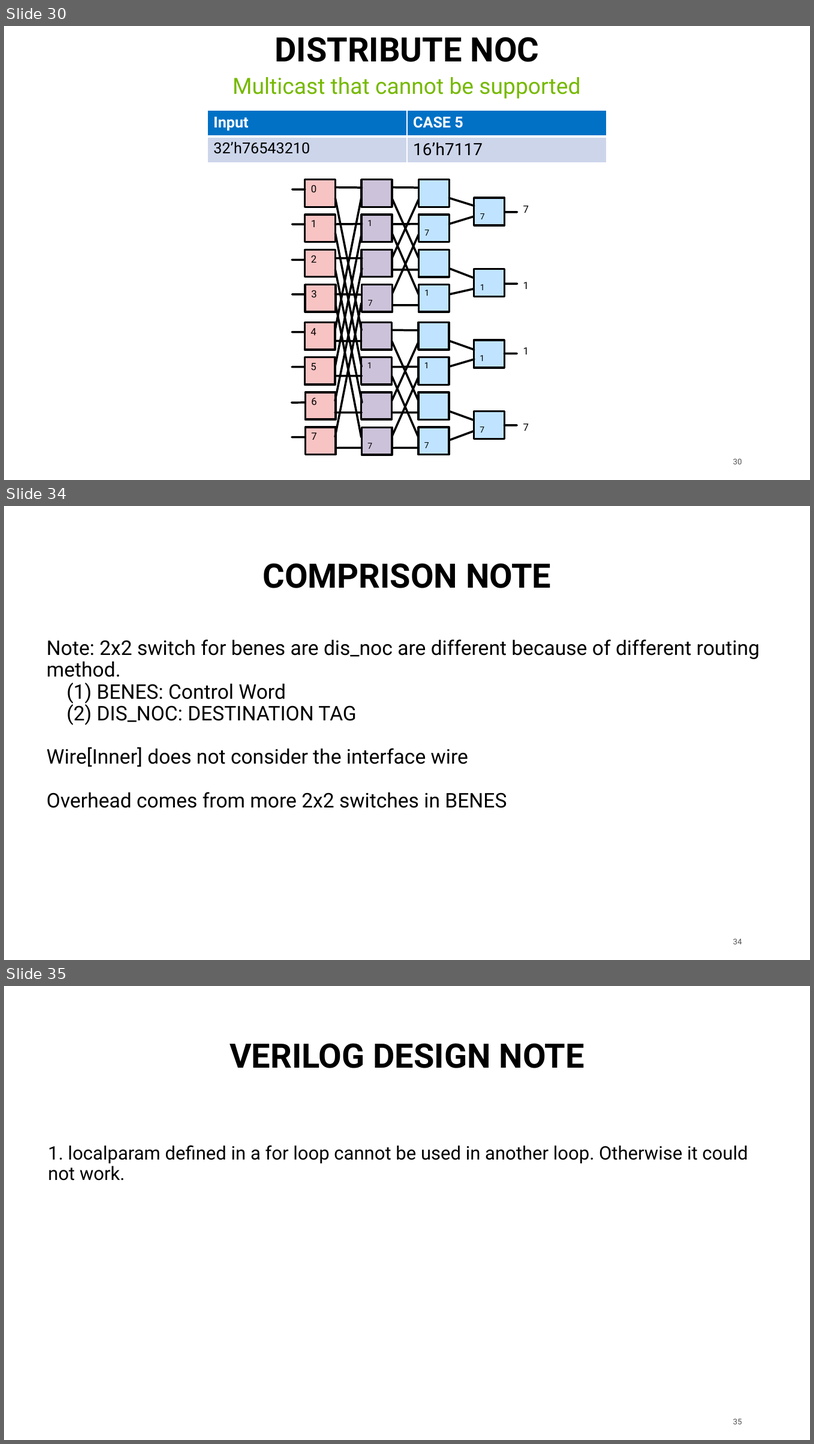
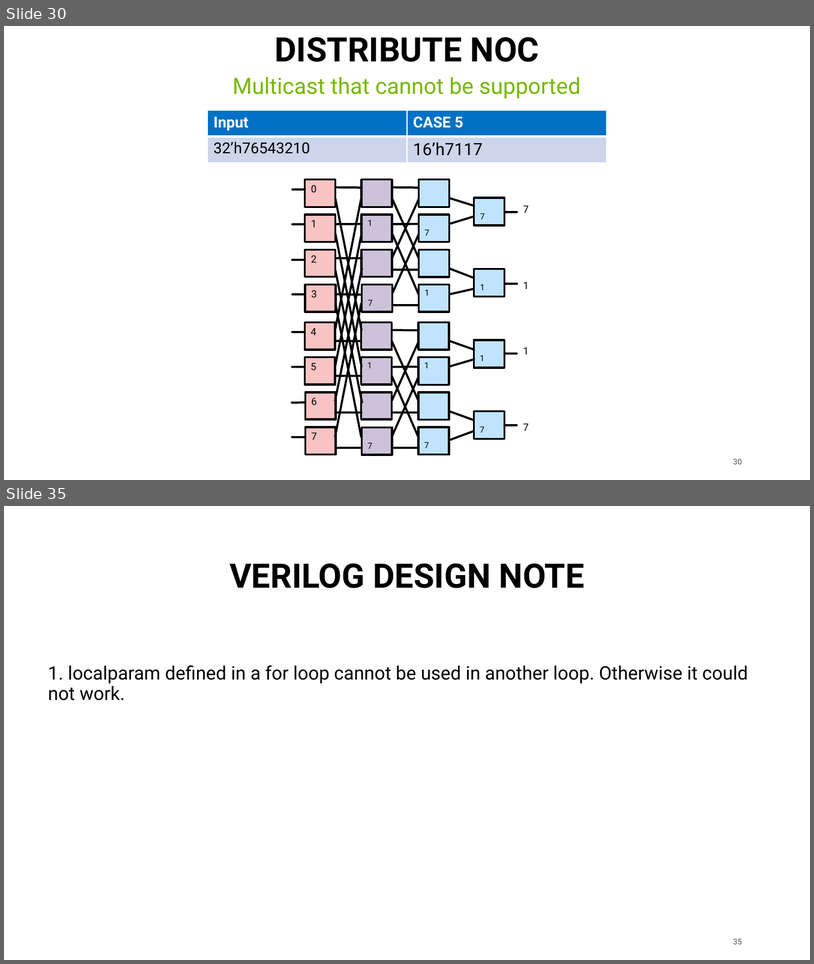
Before and after one commit to georgia-tech-synergy-lab/AcceleratorNoC, a slide deck: microswitch.pptx. Shown one above the other, each under a label of ours: slides 30, 34 and 35 before the commit, slides 30 and 35 after it; the slides between them are not shown. The pictures are 814x1444 and 814x964 pixels, drawn with LibreOffice and Linux fonts; fonts in the diff are those of the drawing. Boxes give left, top, right and bottom in pixels: in the first picture for what was removed or moved away, otherwise in the second. Text is boxed around its words. In the diff, an @@ line names an element or a change of style, - is before the commit and + after.

```diff
--- a/microswitch.pptx
+++ b/microswitch.pptx
@@ slide 34 removed at bbox=[4, 506, 810, 960], background #FFFFFF; not listed: 1 template element that a slide beside it also shows @@
@@ title removed at bbox=[263, 563, 551, 588] @@
-COMPRISON NOTE
@@ text removed at bbox=[47, 639, 760, 808] @@
-Note: 2x2 switch for benes are dis_noc are different because of different routing method.
-(1) BENES: Control Word
-(2) DIS_NOC: DESTINATION TAG
-Wire[Inner] does not consider the interface wire
-Overhead comes from more 2x2 switches in BENES
```
Also in this commit, not shown: 2 slides changed, 1 slide added.
